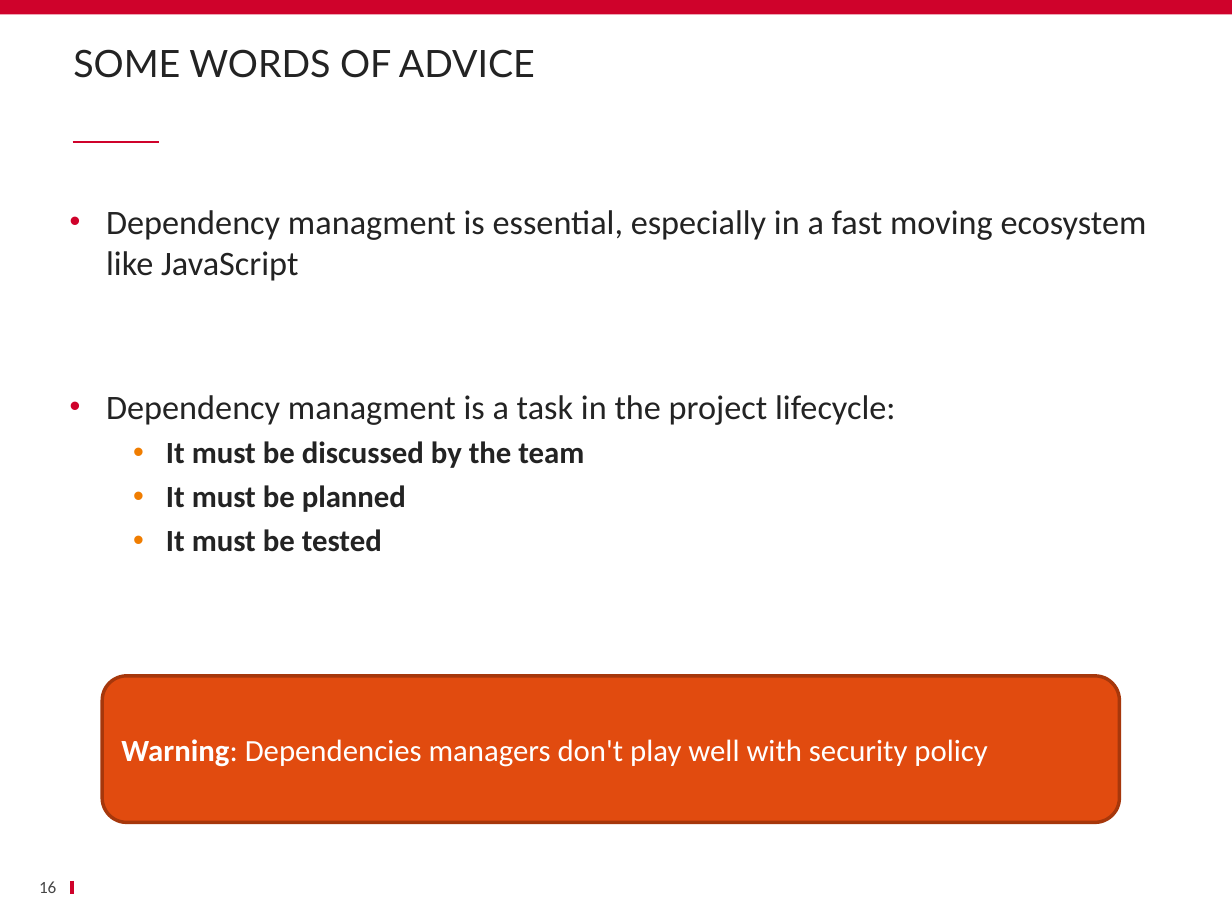
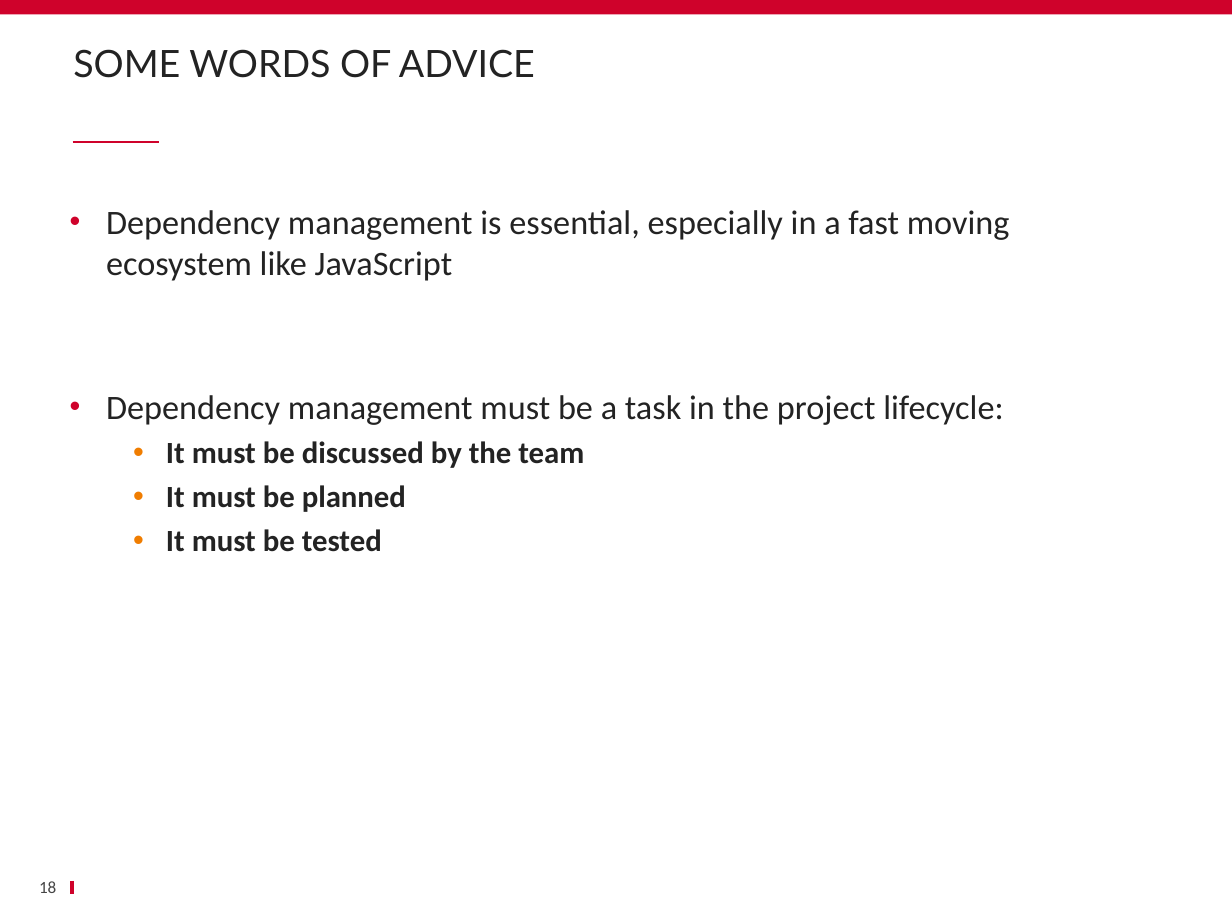
Before and after one commit to schassande/formation-angularjs1, a slide deck: slide 18 of Jour2/13 bower/13_bower.pptx (slide 16 before the commit). Drawn at 1232x924 pixels with LibreOffice and Linux fonts; fonts in the diff are those of the drawing; background and template pictures are left out. Boxes give left, top, right and bottom in pixels: in the first picture for what was removed or moved away, otherwise in the second. Text is boxed around its words. In the diff, an @@ line names an element or a change of style, - is before the commit and + after.

```diff
--- a/Jour2/13 bower/13_bower.pptx
+++ b/Jour2/13 bower/13_bower.pptx
@@ text at [106, 210, 1010, 425]: text changed @@
-• Dependency managment is essential, especially in a fast moving ecosystem like JavaScript
-• Dependency managment is a task in the project lifecycle:
+• Dependency management is essential, especially in a fast moving ecosystem like JavaScript
+• Dependency management must be a task in the project lifecycle:
@@ rounded rectangle removed at [102, 676, 1120, 823] @@
-Warning: Dependencies managers don't play well with security policy
@@ page number at [39, 881, 56, 893]: text changed @@
-16
+18
```
Also in this commit, not shown: 7 other slides changed, 4 slides added, 2 slides removed, 1 other file.
